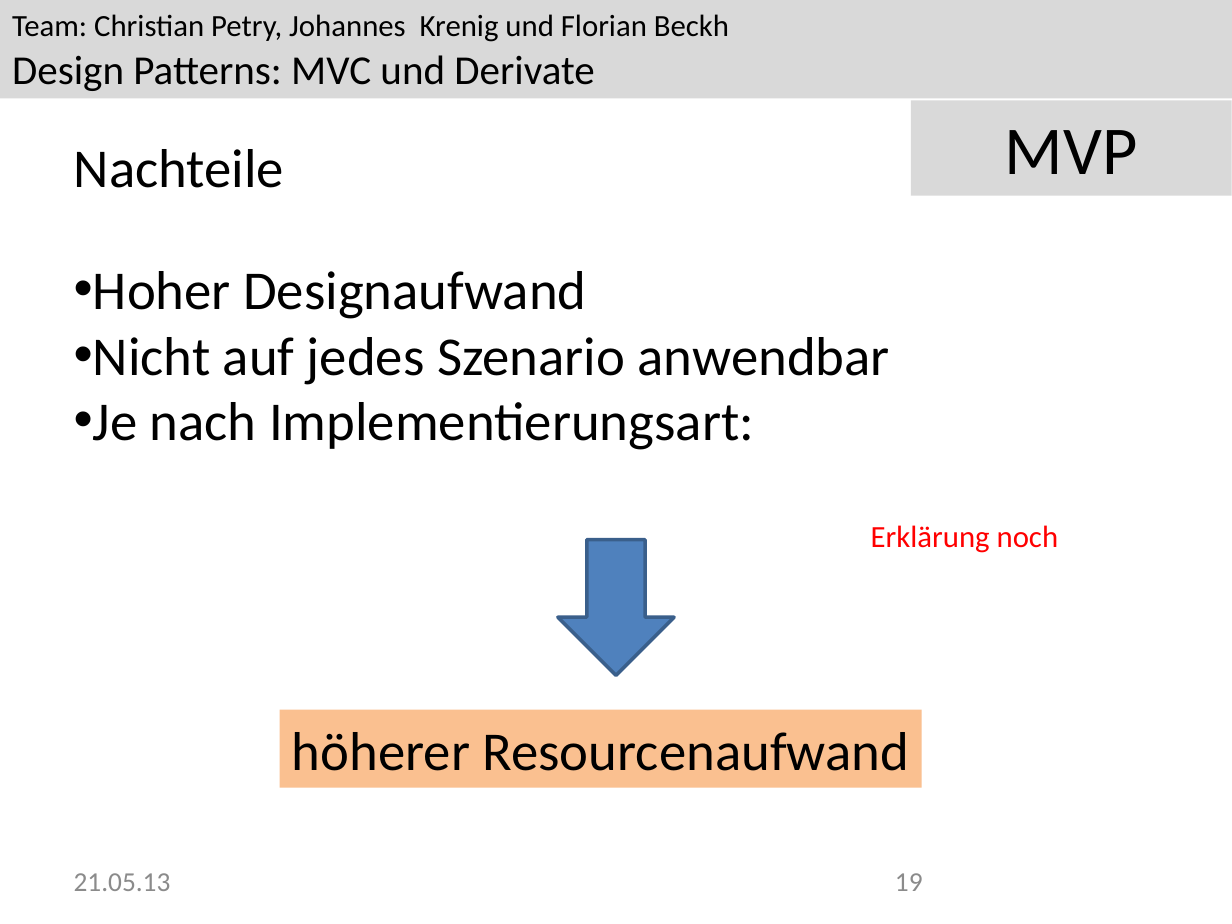
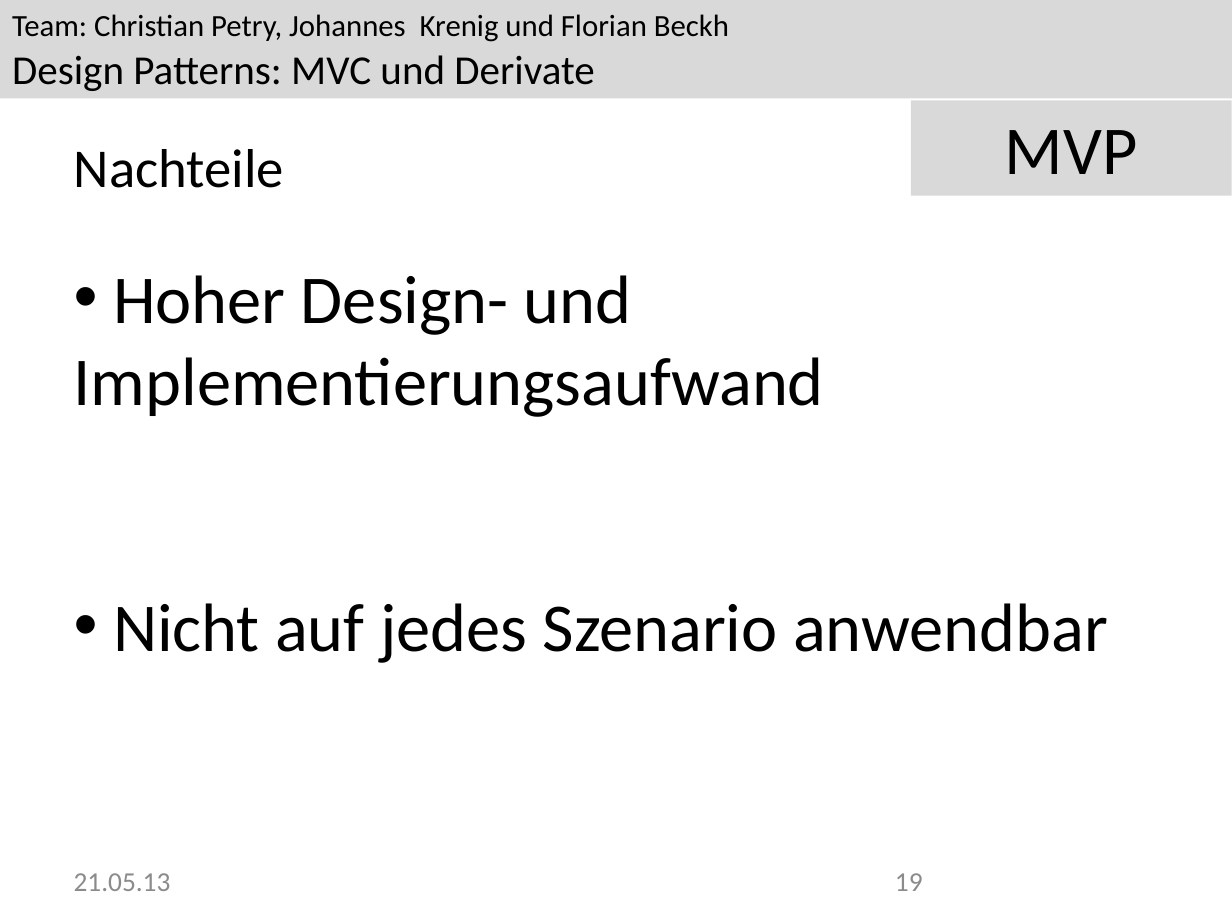
Before and after one commit to Greever/Design-Pattern-MVC, a slide deck: slide 19 of Dokumentation/Praesentation/MVP.pptx. Drawn at 1232x924 pixels with LibreOffice and Linux fonts; fonts in the diff are those of the drawing; background and template pictures are left out. Boxes give left, top, right and bottom in pixels: in the first picture for what was removed or moved away, otherwise in the second. Text is boxed around its words. In the diff, an @@ line names an element or a change of style, - is before the commit and + after.

```diff
--- a/Dokumentation/Praesentation/MVP.pptx
+++ b/Dokumentation/Praesentation/MVP.pptx
@@ text at box(74, 275, 824, 417): text changed; size 32 to 40 pt @@
-• Hoher Designaufwand
+• Hoher Design- und Implementierungsaufwand
@@ text at box(93, 402, 754, 450): paragraph removed @@
-• Je nach Implementierungsart:
@@ text removed at box(871, 525, 1059, 553) @@
-Erklärung noch
@@ down arrow removed at box(558, 540, 674, 675) @@
@@ text at box(113, 603, 1108, 663): size 32 to 40 pt in "Nicht auf jedes Szenario anwendbar" @@
@@ rectangle removed at box(280, 710, 922, 787) @@
-höherer Resourcenaufwand
```
Also in this commit, not shown: 8 other slides changed.
